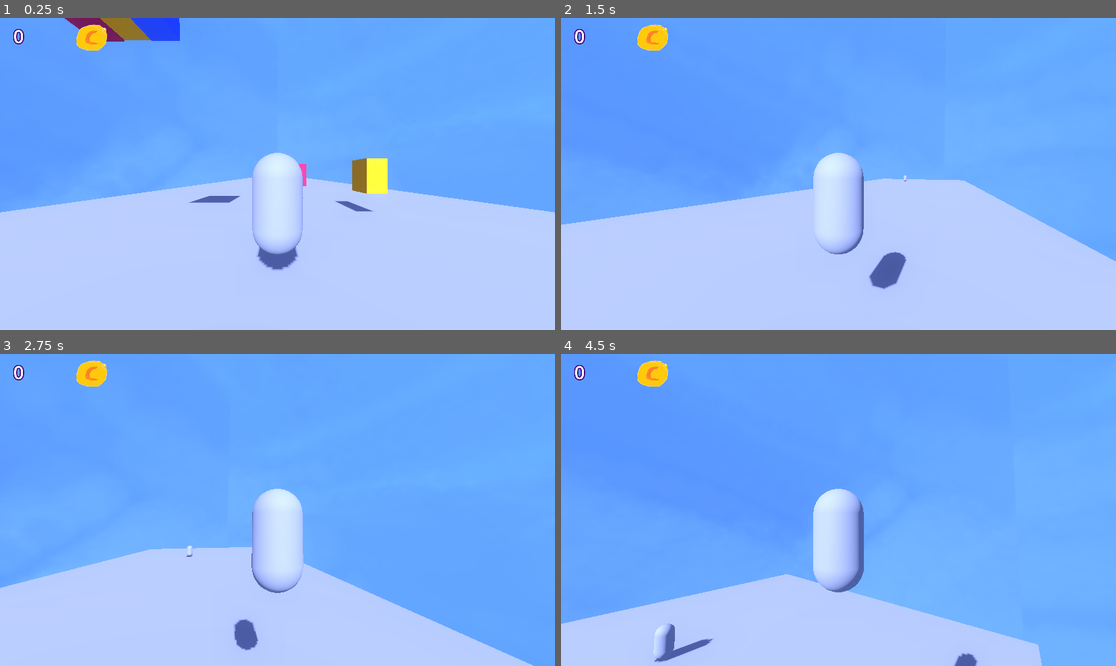
Above: before the commit, frames 1-4 (two rows, left to right).
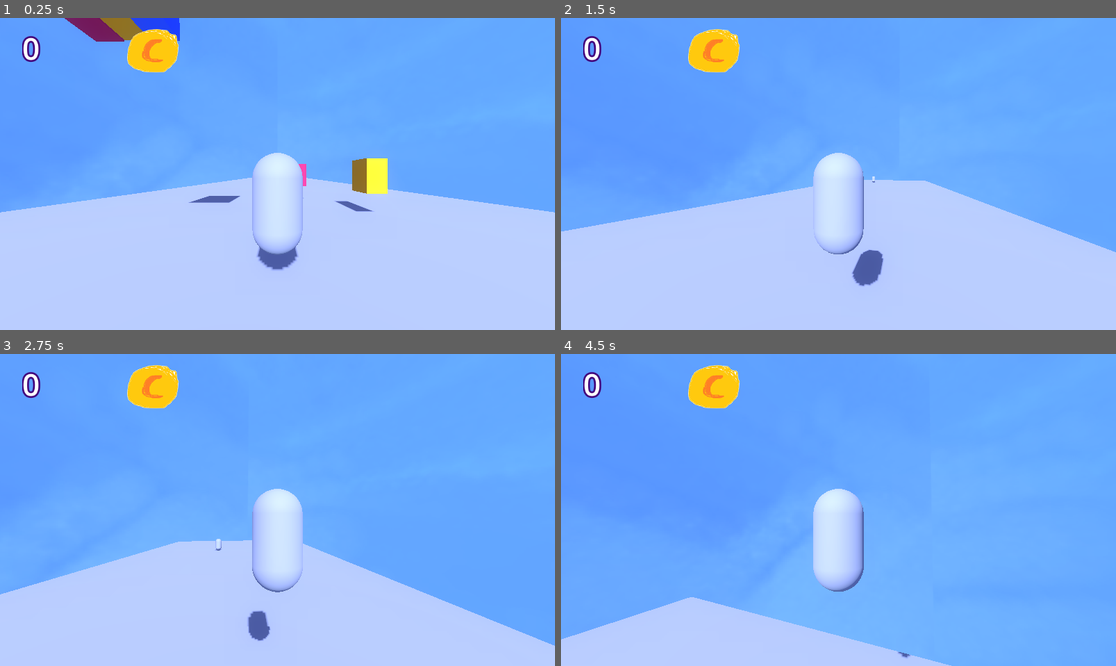
Above: after the commit, the same moments.

Repository: emeryplyler/Carrier
Game: Godot game, scene res://scenes/main.tscn
The game is run twice, just before and just after one commit, with the same random seed, the same clock (stepped at 60 frames per second) and the same inputs.
Inputs (mouse positions are in pixels of both pictures, inside the frame that each line leads up to):
- Up to frame 1 (0.25 s): no input
- Up to frame 2 (1.5 s): tap Enter (ui_accept) at 0.5 s; move the mouse to (866, 174) at 0.52 s; hold W (forward) from 0.53 s (still down); right-click (866, 174) at 0.6 s; tap Space (jump) at 0.77 s; move the mouse to (810, 174) at 1.27 s; right-click (810, 174) at 1.35 s
- Up to frame 3 (2.75 s): keep holding W (forward); tap Space (jump) at 1.52 s; move the mouse to (288, 503) at 2.02 s; right-click (288, 503) at 2.1 s
- Up to frame 4 (4.5 s): keep holding W (forward); move the mouse to (832, 516) at 2.77 s; right-click (832, 516) at 2.85 s; tap Space (jump) at 3.02, 3.77 s; move the mouse to (877, 513) at 3.52 s; right-click (877, 513) at 3.6 s; move the mouse to (794, 506) at 4.27 s; right-click (794, 506) at 4.35 s

The runs differ from the first frame. In frame 1, 1.8% of the frame differs, in the area x 2-33%, y 2-18%; in frame 2, 4.0%; in frame 3, 6.5%; in frame 4, 11%, in the area x 0-87%, y 2-100%.

Commit message:
json reading

Diff:
--- /dev/null
+++ b/assets/dialogue.json
@@ -0,0 +1,3 @@
+[
+	{"Speaker":"Customer", "ID":"success", "Text":"Yay thanks :3"}
+]
--- a/prefabs/cargo.tscn
+++ b/prefabs/cargo.tscn
@@ -13,7 +13,7 @@
 material = ExtResource("2_sd1rn")
 size = Vector3(1, 1.75, 2)
 
-[node name="Cargo" type="RigidBody3D" groups=["Grabbable"]]
+[node name="Cargo" type="RigidBody3D" groups=["Cargo", "Grabbable"]]
 collision_mask = 3
 script = ExtResource("1_nofgv")
 red = ExtResource("2_wigm7")
--- a/prefabs/goal.tscn
+++ b/prefabs/goal.tscn
@@ -24,4 +24,14 @@
 [node name="CollisionShape3D" type="CollisionShape3D" parent="Area3D"]
 shape = SubResource("CylinderShape3D_3623m")
 
+[node name="Speech" type="Label3D" parent="."]
+transform = Transform3D(1, 0, 0, 0, 1, 0, 0, 0, 1, 0, 2.10407, 0)
+billboard = 1
+font_size = 75
+autowrap_mode = 2
+width = 1000.0
+
+[node name="Timer" type="Timer" parent="Speech"]
+
 [connection signal="body_entered" from="Area3D" to="." method="_on_area_3d_body_entered"]
+[connection signal="timeout" from="Speech/Timer" to="." method="_on_timer_timeout"]
--- a/project.godot
+++ b/project.godot
@@ -14,11 +14,6 @@
 run/main_scene="res://scenes/main.tscn"
 config/features=PackedStringArray("4.1", "Forward Plus")
 config/icon="res://icon.svg"
-
-[display]
-
-window/size/viewport_width=1920
-window/size/viewport_height=1080
 
 [input]
 
--- a/scripts/goal.gd
+++ b/scripts/goal.gd
@@ -1,26 +1,59 @@
 extends StaticBody3D
 
 @onready var player = $"../Player"
+@onready var speechbubble = $Speech
+@onready var timer = $Speech/Timer
+
+@export var waiting_for_mail: bool = true # is this character expecting mail
 
 var id: int
+
+@export var dialog_file_path = "res://assets/dialogue.json"
+var dialog: String
+
 # Called when the node enters the scene tree for the first time.
 func _ready():
 	randomize() # init rng
 	id = randi() % 3 # 0 1 or 2
+	display_text("")
+	var dialogue_dict = getDialogue()
+	print(dialogue_dict)
 
 # Called every frame. 'delta' is the elapsed time since the previous frame.
 func _process(delta):
 	pass
 
+func _on_area_3d_body_entered(body):
+	if waiting_for_mail:
+		if body is RigidBody3D:
+			if not body.is_in_group("Cargo"):
+				display_text("This isn't a package is it")
+			else:
+				var cargo_id = body.get_cargo_id()
+				if cargo_id == id:
+					display_text("yay thanks :3")
+					player.get_node("Inventory").add_subtract_money(5)
+					waiting_for_mail = false
+				else:
+					display_text("i dont think this is mine")
 
-func _on_area_3d_body_entered(body):
-	if body is RigidBody3D:
-		var cargo_id = body.get_cargo_id()
-		if cargo_id == null:
-			print("This isn't a package is it")
-		else:
-			if cargo_id == id:
-				print("yay thanks :3")
-				player.get_node("Inventory").add_subtract_money(5)
-			else:
-				print("i dont think this is mine")
+func display_text(new_text: String): # NOTE: char by char is broken
+	speechbubble.text = "" # clear previous message
+	var current_text: String = ""
+	for char in new_text:
+		timer.start()
+		current_text += char
+		speechbubble.text = current_text
+		await _on_timer_timeout()
+
+func _on_timer_timeout():
+	pass # Replace with function body.
+
+func getDialogue() -> Dictionary:
+	var json_text = FileAccess.get_file_as_string(dialog_file_path)
+	var json_dicts = JSON.parse_string(json_text)
+	if not json_dicts:
+		print("Error: dialogue dictionary doesn't exist")
+		return {}
+	else:
+		return json_dicts[0] # so for some reason parse_string returns an array with 1 element which is a dict
Not shown: 2 places in scenes/main.tscn that only renumber resources
